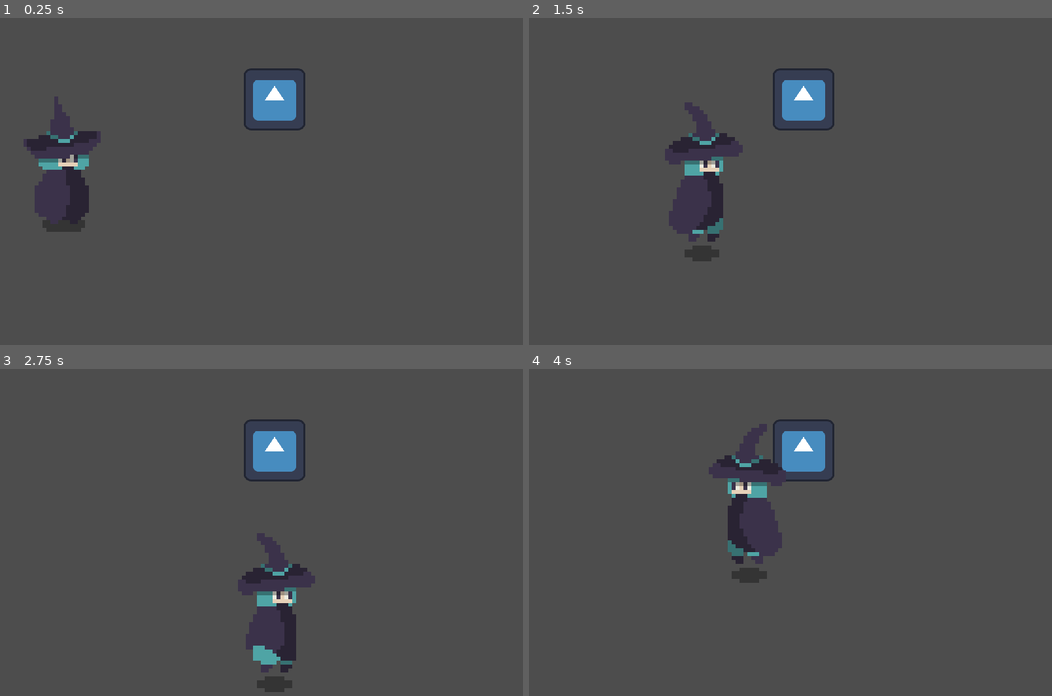
Above: before the commit, frames 1-4 (two rows, left to right).
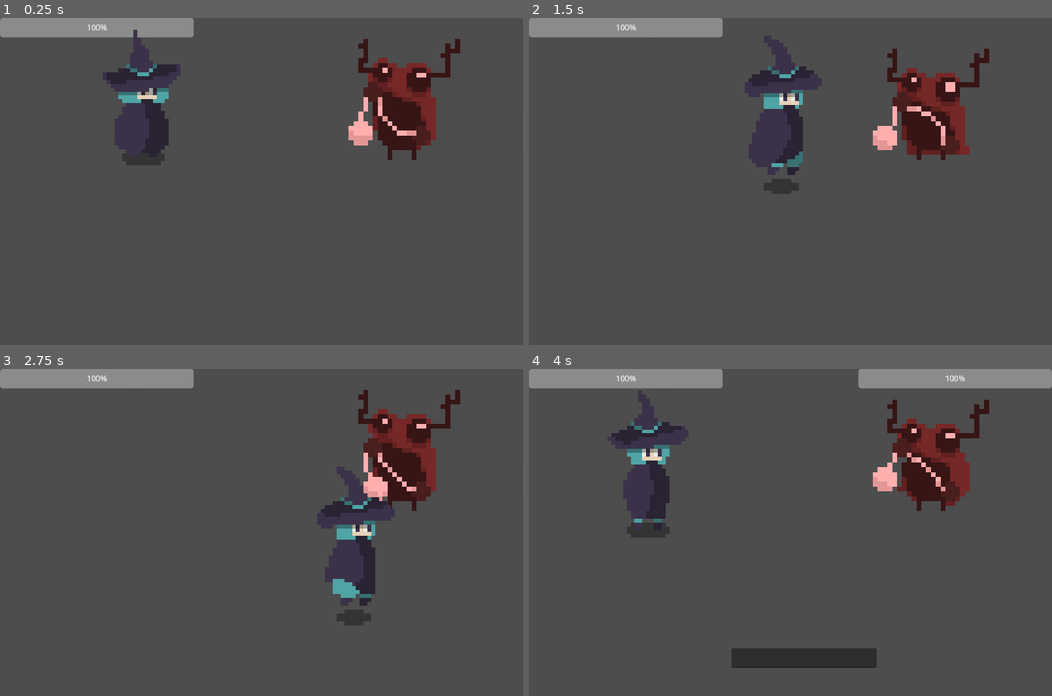
Above: after the commit, the same moments.

Repository: MRluUnity/GodotProject
Game: Godot game, scene res://test/main_test.tscn
The game is run twice, just before and just after one commit, with the same random seed, the same clock (stepped at 60 frames per second) and the same inputs. The engine's default icon, where the game draws it, is replaced by a stand-in: a white triangle on a blue panel in a dark square.
Inputs:
- Up to frame 1 (0.25 s): no input
- Up to frame 2 (1.5 s): tap Enter (action_accept) at 0.5, 0.6, 1.35 s; hold D (action_right) 0.53-1.28 s; hold S (action_down) from 1.28 s (still down)
- Up to frame 3 (2.75 s): release S (action_down) at 2.03 s; hold D (action_right) from 2.03 s (still down); tap Enter (action_accept) at 2.1 s
- Up to frame 4 (4 s): release D (action_right) at 2.78 s; hold W (action_up) 2.78-3.53 s; tap Enter (action_accept) at 2.85, 3.6 s; hold A (action_left) from 3.53 s (still down)

The runs differ from the first frame. In frame 1, 14% of the frame differs, in the area x 0-88%, y 0-66%; in frame 2, 13%; in frame 3, 14%; in frame 4, 18%, in the area x 0-100%, y 0-92%.

Commit message:
some add
完善了战斗的流程，怪物和玩家现在有动画，包括（攻击、移动、待机、受伤和死亡）制作了简单的UI

Diff:
--- /dev/null
+++ b/Scenes/enemy_health_bar.gd
@@ -0,0 +1,25 @@
+extends Control
+
+var health_bar
+
+func _ready():
+	hide()
+	health_bar = $ProgressBar
+	health_bar.value = health_bar.max_value
+
+
+# Called every frame. 'delta' is the elapsed time since the previous frame.
+func _process(delta):
+	pass
+
+
+func _on_enemy_enemy_health_bar_switch(_current_health):
+	health_bar.value = _current_health
+
+
+func _on_enemy_dead():
+	hide()
+
+
+func _on_enemy_player_dialog():
+	show()
--- /dev/null
+++ b/Scenes/enemy_health_bar.tscn
@@ -0,0 +1,22 @@
+[gd_scene load_steps=2 format=3 uid="uid://bppu8l7vav1ii"]
+
+[ext_resource type="Script" path="res://Scenes/enemy_health_bar.gd" id="1_31u1c"]
+
+[node name="Enemy_Health_Bar" type="Control"]
+layout_mode = 3
+anchors_preset = 15
+anchor_right = 1.0
+anchor_bottom = 1.0
+grow_horizontal = 2
+grow_vertical = 2
+script = ExtResource("1_31u1c")
+
+[node name="ProgressBar" type="ProgressBar" parent="."]
+layout_mode = 1
+anchors_preset = 1
+anchor_left = 1.0
+anchor_right = 1.0
+offset_left = -400.0
+offset_bottom = 40.0
+grow_horizontal = 0
+value = 100.0
--- a/Scenes/player.gd
+++ b/Scenes/player.gd
@@ -1,26 +1,38 @@
 extends CharacterBody2D
 
 @export var spped : float = 300
-var player_animation
+var animation
 var player_sprite
 var can_move : bool = true
+var is_attack : bool = false
 
 func _ready() -> void:
 	# 我用它来进行初始化
-	player_animation = $AnimationPlayer
+	animation = $AnimationPlayer
 	player_sprite = $Sprite2D
 	animation_switch("idle")
 
 func _physics_process(delta) -> void:
 	if can_move:
-		var movement_vector_normalized: Vector2 = get_movement_vector_normalized()
+		# 可能是在进入战斗状态前保存了移动的向量，导致玩家击败怪物后会移动一段距离
+		# 解决方法是在允许移动时将移动向量清零
+		var movement_vector_normalized: Vector2 = Vector2.ZERO
+		movement_vector_normalized = get_movement_vector_normalized()
 
 		velocity = movement_vector_normalized * spped
 
-		if velocity != Vector2.ZERO:
+		if velocity != Vector2.ZERO && !is_attack:
 			set_scale_inverse()
 			animation_switch("run")
 			move_and_slide()
+		elif is_attack:
+			animation_switch("attack")
+		else:
+			animation_switch("idle")
+	else:
+		position.x = 250
+		if is_attack:
+			animation_switch("attack")
 		else:
 			animation_switch("idle")
 
@@ -30,8 +42,12 @@
 
 	return Vector2(x_movement, y_movement).normalized()
 
-func animation_switch(animation : String) -> void:
-	player_animation.play(animation)
+func animation_switch(_animation : String) -> void:
+	animation.play(_animation)
+
+func attack_animation_exit():
+	print("attack is exit")
+	is_attack = false
 
 func set_scale_inverse() -> void:
 	# 角色方向取反,测试了一下，修改scale的值会出现鬼畜的错误，原因未知
@@ -47,3 +63,7 @@
 
 func _on_control_line_eidt_is_show(is_show) -> void:
 	can_move = !is_show
+
+
+func _on_control_hit(damage):
+	is_attack = true
--- a/Scenes/player.tscn
+++ b/Scenes/player.tscn
@@ -1,8 +1,9 @@
-[gd_scene load_steps=10 format=3 uid="uid://dod37ps8ek8p4"]
+[gd_scene load_steps=12 format=3 uid="uid://dod37ps8ek8p4"]
 
 [ext_resource type="Script" path="res://Scenes/player.gd" id="1_o1vvo"]
-[ext_resource type="Texture2D" uid="uid://diou47q2x88yc" path="res://arts/B_witch_idle.png" id="1_qtse5"]
-[ext_resource type="Texture2D" uid="uid://cmwdd18kco6f3" path="res://arts/B_witch_run.png" id="2_7mq14"]
+[ext_resource type="Texture2D" uid="uid://diou47q2x88yc" path="res://arts/player/B_witch_idle.png" id="2_yyjx7"]
+[ext_resource type="Texture2D" uid="uid://dcqbde1nu070m" path="res://arts/player/B_witch_attack.png" id="3_urcsy"]
+[ext_resource type="Texture2D" uid="uid://cmwdd18kco6f3" path="res://arts/player/B_witch_run.png" id="4_g2unp"]
 
 [sub_resource type="CircleShape2D" id="CircleShape2D_j8rgh"]
 radius = 38.0132
@@ -31,7 +32,7 @@
 "times": PackedFloat32Array(0),
 "transitions": PackedFloat32Array(1),
 "update": 1,
-"values": [ExtResource("1_qtse5")]
+"values": [ExtResource("2_yyjx7")]
 }
 tracks/2/type = "value"
 tracks/2/imported = false
@@ -45,9 +46,133 @@
 "update": 1,
 "values": [6]
 }
+tracks/3/type = "value"
+tracks/3/imported = false
+tracks/3/enabled = true
+tracks/3/path = NodePath("Sprite2D:position")
+tracks/3/interp = 1
+tracks/3/loop_wrap = true
+tracks/3/keys = {
+"times": PackedFloat32Array(0),
+"transitions": PackedFloat32Array(1),
+"update": 0,
+"values": [Vector2(-5.96047e-07, 4.76837e-07)]
+}
+tracks/4/type = "value"
+tracks/4/imported = false
+tracks/4/enabled = true
+tracks/4/path = NodePath("AttackCollisionShape2D:disabled")
+tracks/4/interp = 1
+tracks/4/loop_wrap = true
+tracks/4/keys = {
+"times": PackedFloat32Array(0),
+"transitions": PackedFloat32Array(1),
+"update": 1,
+"values": [true]
+}
+tracks/5/type = "value"
+tracks/5/imported = false
+tracks/5/enabled = true
+tracks/5/path = NodePath("AttackCollisionShape2D:position")
+tracks/5/interp = 1
+tracks/5/loop_wrap = true
+tracks/5/keys = {
+"times": PackedFloat32Array(0),
+"transitions": PackedFloat32Array(1),
+"update": 0,
+"values": [Vector2(146, 140)]
+}
 
 [sub_resource type="Animation" id="Animation_d70i5"]
 resource_name = "attack"
+length = 0.9
+loop_mode = 1
+tracks/0/type = "value"
+tracks/0/imported = false
+tracks/0/enabled = true
+tracks/0/path = NodePath("Sprite2D:texture")
+tracks/0/interp = 1
+tracks/0/loop_wrap = true
+tracks/0/keys = {
+"times": PackedFloat32Array(0),
+"transitions": PackedFloat32Array(1),
+"update": 1,
+"values": [ExtResource("3_urcsy")]
+}
+tracks/1/type = "value"
+tracks/1/imported = false
+tracks/1/enabled = true
+tracks/1/path = NodePath("Sprite2D:frame")
+tracks/1/interp = 1
+tracks/1/loop_wrap = true
+tracks/1/keys = {
+"times": PackedFloat32Array(0, 0.1, 0.2, 0.3, 0.4, 0.5, 0.6, 0.7, 0.8),
+"transitions": PackedFloat32Array(1, 1, 1, 1, 1, 1, 1, 1, 1),
+"update": 1,
+"values": [0, 1, 2, 3, 4, 5, 6, 7, 8]
+}
+tracks/2/type = "value"
+tracks/2/imported = false
+tracks/2/enabled = true
+tracks/2/path = NodePath("Sprite2D:vframes")
+tracks/2/interp = 1
+tracks/2/loop_wrap = true
+tracks/2/keys = {
+"times": PackedFloat32Array(0),
+"transitions": PackedFloat32Array(1),
+"update": 1,
+"values": [9]
+}
+tracks/3/type = "value"
+tracks/3/imported = false
+tracks/3/enabled = true
+tracks/3/path = NodePath("Sprite2D:position")
+tracks/3/interp = 1
+tracks/3/loop_wrap = true
+tracks/3/keys = {
+"times": PackedFloat32Array(0),
+"transitions": PackedFloat32Array(1),
+"update": 0,
+"values": [Vector2(260, 0)]
+}
+tracks/4/type = "method"
+tracks/4/imported = false
+tracks/4/enabled = true
+tracks/4/path = NodePath(".")
+tracks/4/interp = 1
+tracks/4/loop_wrap = true
+tracks/4/keys = {
+"times": PackedFloat32Array(0.9),
+"transitions": PackedFloat32Array(1),
+"values": [{
+"args": [],
+"method": &"attack_animation_exit"
+}]
+}
+tracks/5/type = "value"
+tracks/5/imported = false
+tracks/5/enabled = true
+tracks/5/path = NodePath("AttackCollisionShape2D:disabled")
+tracks/5/interp = 1
+tracks/5/loop_wrap = true
+tracks/5/keys = {
+"times": PackedFloat32Array(0, 0.4, 0.8, 0.9),
+"transitions": PackedFloat32Array(1, 1, 1, 1),
+"update": 1,
+"values": [true, true, false, true]
+}
+tracks/6/type = "value"
+tracks/6/imported = false
+tracks/6/enabled = true
+tracks/6/path = NodePath("AttackCollisionShape2D:position")
+tracks/6/interp = 1
+tracks/6/loop_wrap = true
+tracks/6/keys = {
+"times": PackedFloat32Array(0.1, 0.2, 0.3, 0.4, 0.8),
+"transitions": PackedFloat32Array(1, 1, 1, 1, 1),
+"update": 0,
+"values": [Vector2(146, 140), Vector2(286, 140), Vector2(430, 140), Vector2(580, 140), Vector2(590, 142)]
+}
 
 [sub_resource type="Animation" id="Animation_io6w8"]
 resource_name = "idle"
@@ -75,7 +200,7 @@
 "times": PackedFloat32Array(0),
 "transitions": PackedFloat32Array(1),
 "update": 1,
-"values": [ExtResource("1_qtse5")]
+"values": [ExtResource("2_yyjx7")]
 }
 tracks/2/type = "value"
 tracks/2/imported = false
@@ -88,6 +213,18 @@
 "transitions": PackedFloat32Array(1),
 "update": 1,
 "values": [6]
+}
+tracks/3/type = "value"
+tracks/3/imported = false
+tracks/3/enabled = true
+tracks/3/path = NodePath("Sprite2D:position")
+tracks/3/interp = 1
+tracks/3/loop_wrap = true
+tracks/3/keys = {
+"times": PackedFloat32Array(0),
+"transitions": PackedFloat32Array(1),
+"update": 0,
+"values": [Vector2(0, 0)]
 }
 
 [sub_resource type="Animation" id="Animation_6xkct"]
@@ -104,7 +241,7 @@
 "times": PackedFloat32Array(0),
 "transitions": PackedFloat32Array(1),
 "update": 1,
-"values": [ExtResource("2_7mq14")]
+"values": [ExtResource("4_g2unp")]
 }
 tracks/1/type = "value"
 tracks/1/imported = false
@@ -130,6 +267,18 @@
 "update": 1,
 "values": [0, 1, 2, 3, 4, 5, 6, 7]
 }
+tracks/3/type = "value"
+tracks/3/imported = false
+tracks/3/enabled = true
+tracks/3/path = NodePath("Sprite2D:position")
+tracks/3/interp = 1
+tracks/3/loop_wrap = true
+tracks/3/keys = {
+"times": PackedFloat32Array(0),
+"transitions": PackedFloat32Array(1),
+"update": 0,
+"values": [Vector2(0, 0)]
+}
 
 [sub_resource type="AnimationLibrary" id="AnimationLibrary_us4v5"]
 _data = {
@@ -139,6 +288,9 @@
 "run": SubResource("Animation_6xkct")
 }
 
+[sub_resource type="CircleShape2D" id="CircleShape2D_nth7i"]
+radius = 35.0571
+
 [node name="Player" type="CharacterBody2D"]
 up_direction = Vector2(0, 1)
 script = ExtResource("1_o1vvo")
@@ -147,7 +299,7 @@
 [node name="Sprite2D" type="Sprite2D" parent="."]
 position = Vector2(-5.96047e-07, 4.76837e-07)
 scale = Vector2(8, 8)
-texture = ExtResource("1_qtse5")
+texture = ExtResource("2_yyjx7")
 vframes = 6
 
 [node name="CollisionShape2D" type="CollisionShape2D" parent="."]
@@ -160,3 +312,8 @@
 libraries = {
 "": SubResource("AnimationLibrary_us4v5")
 }
+
+[node name="AttackCollisionShape2D" type="CollisionShape2D" parent="." groups=["attack"]]
+position = Vector2(146, 140)
+shape = SubResource("CircleShape2D_nth7i")
+disabled = true
--- /dev/null
+++ b/Scenes/player_health_bar.gd
@@ -0,0 +1,11 @@
+extends Control
+
+
+# Called when the node enters the scene tree for the first time.
+func _ready():
+	pass # Replace with function body.
+
+
+# Called every frame. 'delta' is the elapsed time since the previous frame.
+func _process(delta):
+	pass
--- /dev/null
+++ b/Scenes/player_health_bar.tscn
@@ -0,0 +1,18 @@
+[gd_scene load_steps=2 format=3 uid="uid://btuybav277gxg"]
+
+[ext_resource type="Script" path="res://Scenes/player_health_bar.gd" id="1_a53jt"]
+
+[node name="Player_Health_Bar" type="Control"]
+layout_mode = 3
+anchors_preset = 15
+anchor_right = 1.0
+anchor_bottom = 1.0
+grow_horizontal = 2
+grow_vertical = 2
+script = ExtResource("1_a53jt")
+
+[node name="ProgressBar" type="ProgressBar" parent="."]
+layout_mode = 0
+offset_right = 400.0
+offset_bottom = 40.0
+value = 100.0
--- a/project.godot
+++ b/project.godot
@@ -59,6 +59,11 @@
 "events": [Object(InputEventKey,"resource_local_to_scene":false,"resource_name":"","device":-1,"window_id":0,"alt_press …(182 unchanged characters)…
 ]
 }
+action_exit={
+"deadzone": 0.5,
+"events": [Object(InputEventKey,"resource_local_to_scene":false,"resource_name":"","device":-1,"window_id":0,"alt_pressed":false,"shift_pressed":false,"ctrl_pressed":false,"meta_pressed":false,"pressed":false,"keycode":0,"physical_keycode":4194305,"key_label":0,"unicode":0,"echo":false,"script":null)
+]
+}
 
 [rendering]
 
--- a/test/control_test.gd
+++ b/test/control_test.gd
@@ -1,7 +1,7 @@
 extends Control
 
 var preset_text = "attack"
-@export var damage : float = 10
+@export var damage : float = 101
 var input_text = ""
 var xp : float = 0
 signal hit(damage : float)
@@ -23,10 +23,15 @@
 		else:
 			print("The text doesn't match!")
 			get_node("LineEdit").clear()
+	elif Input.is_action_just_pressed("action_exit"):
+		hide()
+		line_eidt_is_show.emit(false)
 
 func _on_enemy_dead():
 	xp += 1
 	print("Player xp is add 1")
+	hide()
+	line_eidt_is_show.emit(false)
 
 
 func _on_enemy_player_dialog() -> void:
--- a/test/control_test.tscn
+++ b/test/control_test.tscn
@@ -10,6 +10,7 @@
 grow_horizontal = 2
 grow_vertical = 2
 script = ExtResource("1_v7kjg")
+damage = 10.0
 
 [node name="LineEdit" type="LineEdit" parent="."]
 layout_mode = 1
--- a/test/enemy_test.gd
+++ b/test/enemy_test.gd
@@ -2,36 +2,69 @@
 
 @export var health : float = 100
 var current_health : float = 0
+var is_attack : bool = false
+var is_hit : bool = false
+var is_dead : bool = false
+var animation
 signal dead
 signal player_dialog
+signal enemy_health_bar_switch(_current_health : float)
 
 func _ready():
+	animation = $AnimationPlayer
 	current_health = health
+	enemy_health_bar_switch.emit(current_health)
+	animation_switch("idle")
 
 func _process(delta):
-	pass
+	if is_attack:
+		animation_switch("attack")
+	elif is_hit:
+		animation_switch("hit")
+	elif is_dead:
+		animation_switch("dead")
+	else:
+		animation_switch("idle")
 
 func _hit(damage : float):
+	is_hit = true
+	current_health -= damage
+	enemy_health_bar_switch.emit(current_health)
 	if  current_health <= 0:
 		current_health = 0
 		dead.emit()
-	else:
-		current_health -= damage
-		print("Enemy health is add -10")
+		enemy_health_bar_switch.emit(current_health)
+		is_dead = true
 
 func heal(heal : float):
+	current_health += heal
+	enemy_health_bar_switch.emit(current_health)
 	if  current_health >= health:
 		current_health = health
-	else:
-		current_health += heal
+
+func animation_switch(_animation : String) -> void:
+	animation.play(_animation)
+
+func animation_exit(animation : String):
+	print("enemy current animation is exit")
+	match animation:
+		"attack":
+			is_attack = false
+		"hit":
+			is_hit = false
+		"dead":
+			hide()
+			is_dead = false
 
 func _on_body_entered(body):
 	# 当物体进入触发器时触发此函数
-	if body.is_in_group("player"):
+	if body.is_in_group("player") && is_dead == false:
 		player_dialog.emit()
-		print("Player进入了触发器,发送信号")
+		position.x = 800
+	if body.is_in_group("attack"):
+		print("接收Player攻击")
 
 func _on_body_exited(body):
 	# 当物体离开触发器时触发此函数
 	if body.is_in_group("player"):
-		print("Player离开了触发器")
+		pass
--- a/test/enemy_test.tscn
+++ b/test/enemy_test.tscn
@@ -1,19 +1,298 @@
-[gd_scene load_steps=4 format=3 uid="uid://bov0x7w7w8ghw"]
+[gd_scene load_steps=14 format=3 uid="uid://bov0x7w7w8ghw"]
 
 [ext_resource type="Script" path="res://test/enemy_test.gd" id="1_ed8cw"]
-[ext_resource type="Texture2D" uid="uid://80165wgbougc" path="res://icon.svg" id="2_7d76u"]
+[ext_resource type="Texture2D" uid="uid://caaca4g655y8m" path="res://arts/enemy/idle.png" id="2_nv72a"]
+[ext_resource type="Texture2D" uid="uid://15pq0n3ynfbq" path="res://arts/enemy/run.png" id="3_8a3e1"]
+[ext_resource type="Texture2D" uid="uid://bqa72vitmdiey" path="res://arts/enemy/hit.png" id="4_7bwe3"]
+[ext_resource type="Texture2D" uid="uid://bdup3hdcbkpbx" path="res://arts/enemy/death.png" id="5_jugow"]
 
 [sub_resource type="RectangleShape2D" id="RectangleShape2D_2hxoa"]
-size = Vector2(126, 128)
+size = Vector2(13.4, 8.4)
+
+[sub_resource type="Animation" id="Animation_wxct8"]
+length = 0.001
+tracks/0/type = "value"
+tracks/0/imported = false
+tracks/0/enabled = true
+tracks/0/path = NodePath("Sprite2D:vframes")
+tracks/0/interp = 1
+tracks/0/loop_wrap = true
+tracks/0/keys = {
+"times": PackedFloat32Array(0),
+"transitions": PackedFloat32Array(1),
+"update": 1,
+"values": [5]
+}
+tracks/1/type = "value"
+tracks/1/imported = false
+tracks/1/enabled = true
+tracks/1/path = NodePath("Sprite2D:texture")
+tracks/1/interp = 1
+tracks/1/loop_wrap = true
+tracks/1/keys = {
+"times": PackedFloat32Array(0),
+"transitions": PackedFloat32Array(1),
+"update": 1,
+"values": [ExtResource("2_nv72a")]
+}
+tracks/2/type = "value"
+tracks/2/imported = false
+tracks/2/enabled = true
+tracks/2/path = NodePath("Sprite2D:frame")
+tracks/2/interp = 1
+tracks/2/loop_wrap = true
+tracks/2/keys = {
+"times": PackedFloat32Array(0),
+"transitions": PackedFloat32Array(1),
+"update": 1,
+"values": [0]
+}
+tracks/3/type = "value"
+tracks/3/imported = false
+tracks/3/enabled = true
+tracks/3/path = NodePath("CollisionShape2D:disabled")
+tracks/3/interp = 1
+tracks/3/loop_wrap = true
+tracks/3/keys = {
+"times": PackedFloat32Array(0),
+"transitions": PackedFloat32Array(1),
+"update": 1,
+"values": [false]
+}
+
+[sub_resource type="Animation" id="Animation_7qbxg"]
+resource_name = "attack"
+
+[sub_resource type="Animation" id="Animation_vwgpx"]
+resource_name = "dead"
+length = 0.6
+loop_mode = 1
+tracks/0/type = "value"
+tracks/0/imported = false
+tracks/0/enabled = true
+tracks/0/path = NodePath("Sprite2D:texture")
+tracks/0/interp = 1
+tracks/0/loop_wrap = true
+tracks/0/keys = {
+"times": PackedFloat32Array(0),
+"transitions": PackedFloat32Array(1),
+"update": 1,
+"values": [ExtResource("5_jugow")]
+}
+tracks/1/type = "value"
+tracks/1/imported = false
+tracks/1/enabled = true
+tracks/1/path = NodePath("Sprite2D:vframes")
+tracks/1/interp = 1
+tracks/1/loop_wrap = true
+tracks/1/keys = {
+"times": PackedFloat32Array(0),
+"transitions": PackedFloat32Array(1),
+"update": 1,
+"values": [5]
+}
+tracks/2/type = "value"
+tracks/2/imported = false
+tracks/2/enabled = true
+tracks/2/path = NodePath("Sprite2D:frame")
+tracks/2/interp = 1
+tracks/2/loop_wrap = true
+tracks/2/keys = {
+"times": PackedFloat32Array(0, 0.1, 0.2, 0.3, 0.4, 0.5),
+"transitions": PackedFloat32Array(1, 1, 1, 1, 1, 1),
+"update": 1,
+"values": [0, 1, 2, 3, 4, 4]
+}
+tracks/3/type = "method"
+tracks/3/imported = false
+tracks/3/enabled = true
+tracks/3/path = NodePath(".")
+tracks/3/interp = 1
+tracks/3/loop_wrap = true
+tracks/3/keys = {
+"times": PackedFloat32Array(0.6),
+"transitions": PackedFloat32Array(1),
+"values": [{
+"args": ["dead"],
+"method": &"animation_exit"
+}]
+}
+tracks/4/type = "value"
+tracks/4/imported = false
+tracks/4/enabled = true
+tracks/4/path = NodePath("CollisionShape2D:disabled")
+tracks/4/interp = 1
+tracks/4/loop_wrap = true
+tracks/4/keys = {
+"times": PackedFloat32Array(0.6),
+"transitions": PackedFloat32Array(1),
+"update": 1,
+"values": [true]
+}
+
+[sub_resource type="Animation" id="Animation_jc8f6"]
+resource_name = "hit"
+length = 0.4
+loop_mode = 1
+tracks/0/type = "value"
+tracks/0/imported = false
+tracks/0/enabled = true
+tracks/0/path = NodePath("Sprite2D:texture")
+tracks/0/interp = 1
+tracks/0/loop_wrap = true
+tracks/0/keys = {
+"times": PackedFloat32Array(0),
+"transitions": PackedFloat32Array(1),
+"update": 1,
+"values": [ExtResource("4_7bwe3")]
+}
+tracks/1/type = "value"
+tracks/1/imported = false
+tracks/1/enabled = true
+tracks/1/path = NodePath("Sprite2D:vframes")
+tracks/1/interp = 1
+tracks/1/loop_wrap = true
+tracks/1/keys = {
+"times": PackedFloat32Array(0),
+"transitions": PackedFloat32Array(1),
+"update": 1,
+"values": [2]
+}
+tracks/2/type = "value"
+tracks/2/imported = false
+tracks/2/enabled = true
+tracks/2/path = NodePath("Sprite2D:frame")
+tracks/2/interp = 1
+tracks/2/loop_wrap = true
+tracks/2/keys = {
+"times": PackedFloat32Array(0, 0.1, 0.2, 0.3),
+"transitions": PackedFloat32Array(1, 1, 1, 1),
+"update": 1,
+"values": [0, 1, 0, 1]
+}
+tracks/3/type = "method"
+tracks/3/imported = false
+tracks/3/enabled = true
+tracks/3/path = NodePath(".")
+tracks/3/interp = 1
+tracks/3/loop_wrap = true
+tracks/3/keys = {
+"times": PackedFloat32Array(0.4),
+"transitions": PackedFloat32Array(1),
+"values": [{
+"args": ["hit"],
+"method": &"animation_exit"
+}]
+}
+
+[sub_resource type="Animation" id="Animation_hhhdw"]
+resource_name = "idle"
+length = 0.5
+loop_mode = 1
+tracks/0/type = "value"
+tracks/0/imported = false
+tracks/0/enabled = true
+tracks/0/path = NodePath("Sprite2D:vframes")
+tracks/0/interp = 1
+tracks/0/loop_wrap = true
+tracks/0/keys = {
+"times": PackedFloat32Array(0),
+"transitions": PackedFloat32Array(1),
+"update": 1,
+"values": [5]
+}
+tracks/1/type = "value"
+tracks/1/imported = false
+tracks/1/enabled = true
+tracks/1/path = NodePath("Sprite2D:texture")
+tracks/1/interp = 1
+tracks/1/loop_wrap = true
+tracks/1/keys = {
+"times": PackedFloat32Array(0),
+"transitions": PackedFloat32Array(1),
+"update": 1,
+"values": [ExtResource("2_nv72a")]
+}
+tracks/2/type = "value"
+tracks/2/imported = false
+tracks/2/enabled = true
+tracks/2/path = NodePath("Sprite2D:frame")
+tracks/2/interp = 1
+tracks/2/loop_wrap = true
+tracks/2/keys = {
+"times": PackedFloat32Array(0, 0.1, 0.2, 0.3, 0.4),
+"transitions": PackedFloat32Array(1, 1, 1, 1, 1),
+"update": 1,
+"values": [0, 1, 2, 3, 4]
+}
+
+[sub_resource type="Animation" id="Animation_ykcor"]
+resource_name = "run"
+length = 0.7
+loop_mode = 1
+tracks/0/type = "value"
+tracks/0/imported = false
+tracks/0/enabled = true
+tracks/0/path = NodePath("Sprite2D:texture")
+tracks/0/interp = 1
+tracks/0/loop_wrap = true
+tracks/0/keys = {
+"times": PackedFloat32Array(0),
+"transitions": PackedFloat32Array(1),
+"update": 1,
+"values": [ExtResource("3_8a3e1")]
+}
+tracks/1/type = "value"
+tracks/1/imported = false
+tracks/1/enabled = true
+tracks/1/path = NodePath("Sprite2D:vframes")
+tracks/1/interp = 1
+tracks/1/loop_wrap = true
+tracks/1/keys = {
+"times": PackedFloat32Array(0),
+"transitions": PackedFloat32Array(1),
+"update": 1,
+"values": [8]
+}
+tracks/2/type = "value"
+tracks/2/imported = false
+tracks/2/enabled = true
+tracks/2/path = NodePath("Sprite2D:frame")
+tracks/2/interp = 1
+tracks/2/loop_wrap = true
+tracks/2/keys = {
+"times": PackedFloat32Array(0, 0.1, 0.2, 0.3, 0.4, 0.5, 0.6),
+"transitions": PackedFloat32Array(1, 1, 1, 1, 1, 1, 1),
+"update": 1,
+"values": [0, 1, 2, 3, 4, 5, 6]
+}
+
+[sub_resource type="AnimationLibrary" id="AnimationLibrary_xbn8a"]
+_data = {
+"RESET": SubResource("Animation_wxct8"),
+"attack": SubResource("Animation_7qbxg"),
+"dead": SubResource("Animation_vwgpx"),
+"hit": SubResource("Animation_jc8f6"),
+"idle": SubResource("Animation_hhhdw"),
+"run": SubResource("Animation_ykcor")
+}
 
 [node name="enemy" type="Area2D"]
+scale = Vector2(10, 10)
 script = ExtResource("1_ed8cw")
 
-[node name="Icon" type="Sprite2D" parent="."]
-texture = ExtResource("2_7d76u")
+[node name="Sprite2D" type="Sprite2D" parent="."]
+texture = ExtResource("2_nv72a")
+vframes = 5
 
 [node name="CollisionShape2D" type="CollisionShape2D" parent="."]
+position = Vector2(2.5, 7.6)
 shape = SubResource("RectangleShape2D_2hxoa")
+
+[node name="AnimationPlayer" type="AnimationPlayer" parent="."]
+libraries = {
+"": SubResource("AnimationLibrary_xbn8a")
+}
 
 [connection signal="body_entered" from="." to="." method="_on_body_entered"]
 [connection signal="body_exited" from="." to="." method="_on_body_exited"]
--- a/test/main_test.tscn
+++ b/test/main_test.tscn
@@ -1,8 +1,10 @@
-[gd_scene load_steps=4 format=3 uid="uid://bbext4nlbgtpu"]
+[gd_scene load_steps=6 format=3 uid="uid://bbext4nlbgtpu"]
 
 [ext_resource type="PackedScene" uid="uid://brm0n0do7bgx0" path="res://test/control_test.tscn" id="1_drten"]
 [ext_resource type="PackedScene" uid="uid://bov0x7w7w8ghw" path="res://test/enemy_test.tscn" id="2_8uyi8"]
+[ext_resource type="PackedScene" uid="uid://btuybav277gxg" path="res://Scenes/player_health_bar.tscn" id="2_eh23b"]
 [ext_resource type="PackedScene" uid="uid://dod37ps8ek8p4" path="res://Scenes/player.tscn" id="3_kf6vj"]
+[ext_resource type="PackedScene" uid="uid://bppu8l7vav1ii" path="res://Scenes/enemy_health_bar.tscn" id="4_7186c"]
 
 [node name="main" type="Node2D"]
 
@@ -17,14 +19,34 @@
 offset_right = 568.0
 offset_bottom = 597.0
 size_flags_vertical = 4
+damage = 40.0
+
+[node name="Enemy_Health_Bar" parent="." instance=ExtResource("4_7186c")]
+anchors_preset = 10
+anchor_bottom = 0.0
+offset_left = 1080.0
+offset_right = 1080.0
+grow_vertical = 1
+metadata/_edit_use_anchors_ = true
+
+[node name="Player_Health_Bar" parent="." instance=ExtResource("2_eh23b")]
+anchors_preset = 0
+anchor_right = 0.0
+anchor_bottom = 0.0
+grow_horizontal = 1
+grow_vertical = 1
 
 [node name="enemy" parent="." instance=ExtResource("2_8uyi8")]
-position = Vector2(567, 168)
+position = Vector2(800, 168)
 
 [node name="Player" parent="." groups=["player"] instance=ExtResource("3_kf6vj")]
-position = Vector2(136, 298)
+position = Vector2(300, 160)
 
 [connection signal="hit" from="Control" to="enemy" method="_hit"]
+[connection signal="hit" from="Control" to="Player" method="_on_control_hit"]
 [connection signal="line_eidt_is_show" from="Control" to="Player" method="_on_control_line_eidt_is_show"]
 [connection signal="dead" from="enemy" to="Control" method="_on_enemy_dead"]
+[connection signal="dead" from="enemy" to="Enemy_Health_Bar" method="_on_enemy_dead"]
+[connection signal="enemy_health_bar_switch" from="enemy" to="Enemy_Health_Bar" method="_on_enemy_enemy_health_bar_switch"]
 [connection signal="player_dialog" from="enemy" to="Control" method="_on_enemy_player_dialog"]
+[connection signal="player_dialog" from="enemy" to="Enemy_Health_Bar" method="_on_enemy_player_dialog"]
Binary file added: arts/enemy/attack.png
Not shown, changed: arts/enemy/attack.png.import
Binary file added: arts/enemy/charge.png
Not shown, added: arts/enemy/charge.png.import
Binary file added: arts/enemy/death.png
Not shown, added: arts/enemy/death.png.import
Binary file added: arts/enemy/hit.png
Not shown, added: arts/enemy/hit.png.import
Binary file added: arts/enemy/idle.png
Not shown, changed: arts/enemy/idle.png.import
Binary file added: arts/enemy/run.png
Not shown, added: arts/enemy/run.png.import
(and 14 more such lines)
